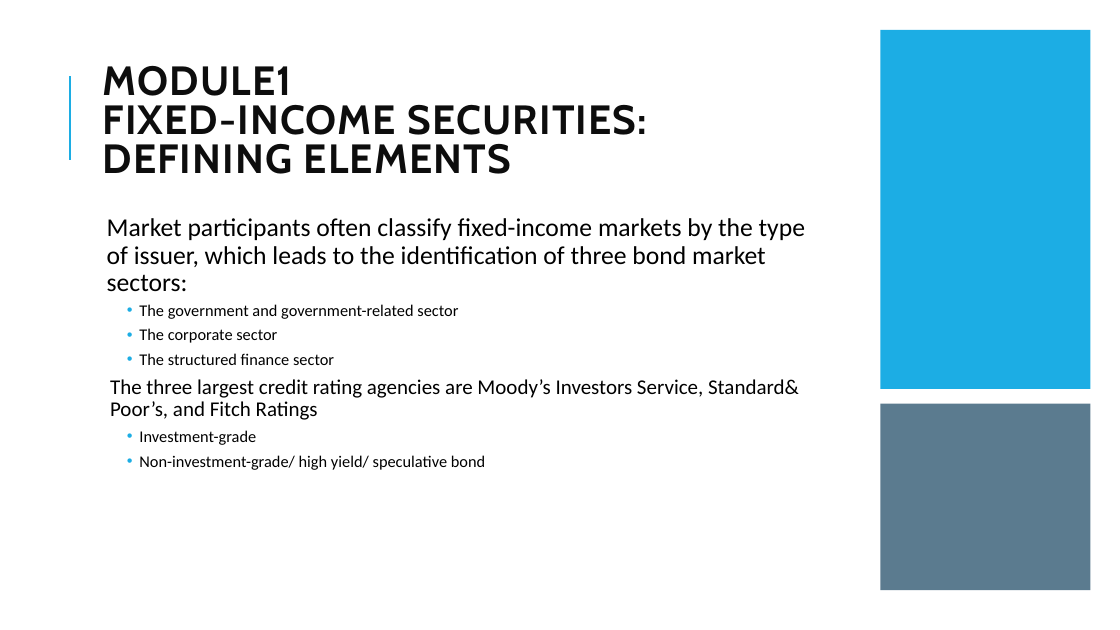
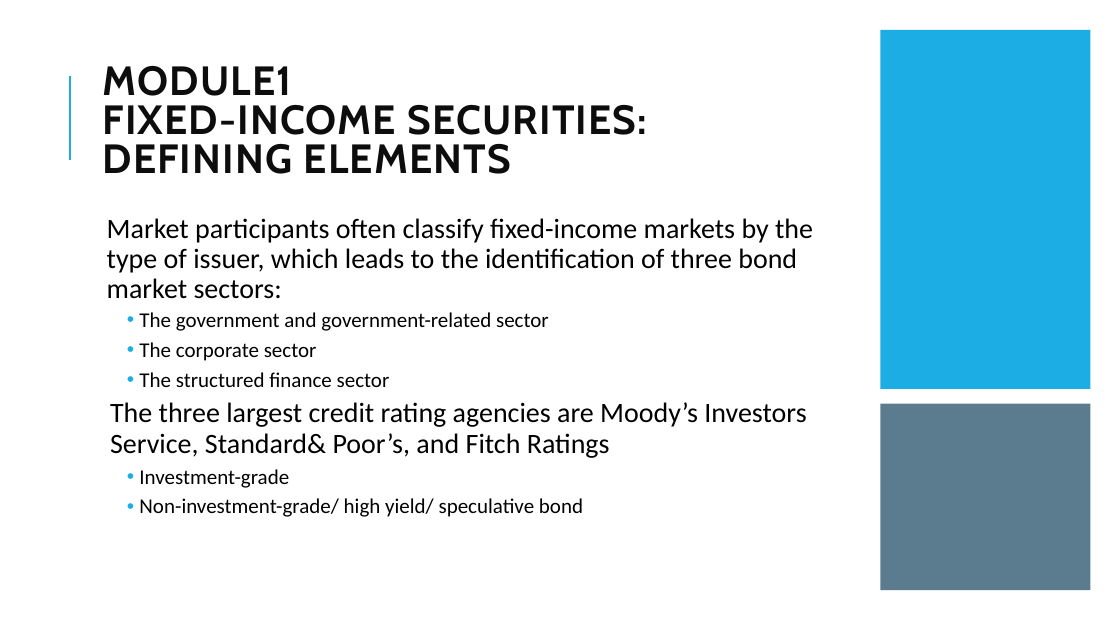
Before and after one commit to Isco0530/data, a slide deck: slide 4 of Fixed Income.pptx. Drawn at 1120x630 pixels with LibreOffice and Linux fonts; fonts in the diff are those of the drawing. Boxes give left, top, right and bottom in pixels: in the first picture for what was removed or moved away, otherwise in the second. Text is boxed around its words. In the diff, an @@ line names an element or a change of style, - is before the commit and + after.

```diff
--- a/Fixed Income.pptx
+++ b/Fixed Income.pptx
@@ text "Market participants often classify fixed-income ..." at [107, 218, 813, 517]: size 22 to 24 pt in "Market participants often classify fixed-income markets by ..."; size 14 to 18 pt in "The government and government-related sector", "The corporate sector", "The structured finance sector", "Investment-grade" and 1 more places; size 18 to 24 pt in "The three largest credit rating agencies are ..." @@
```
Also in this commit, not shown: 8 other slides changed, 2 slides added.
